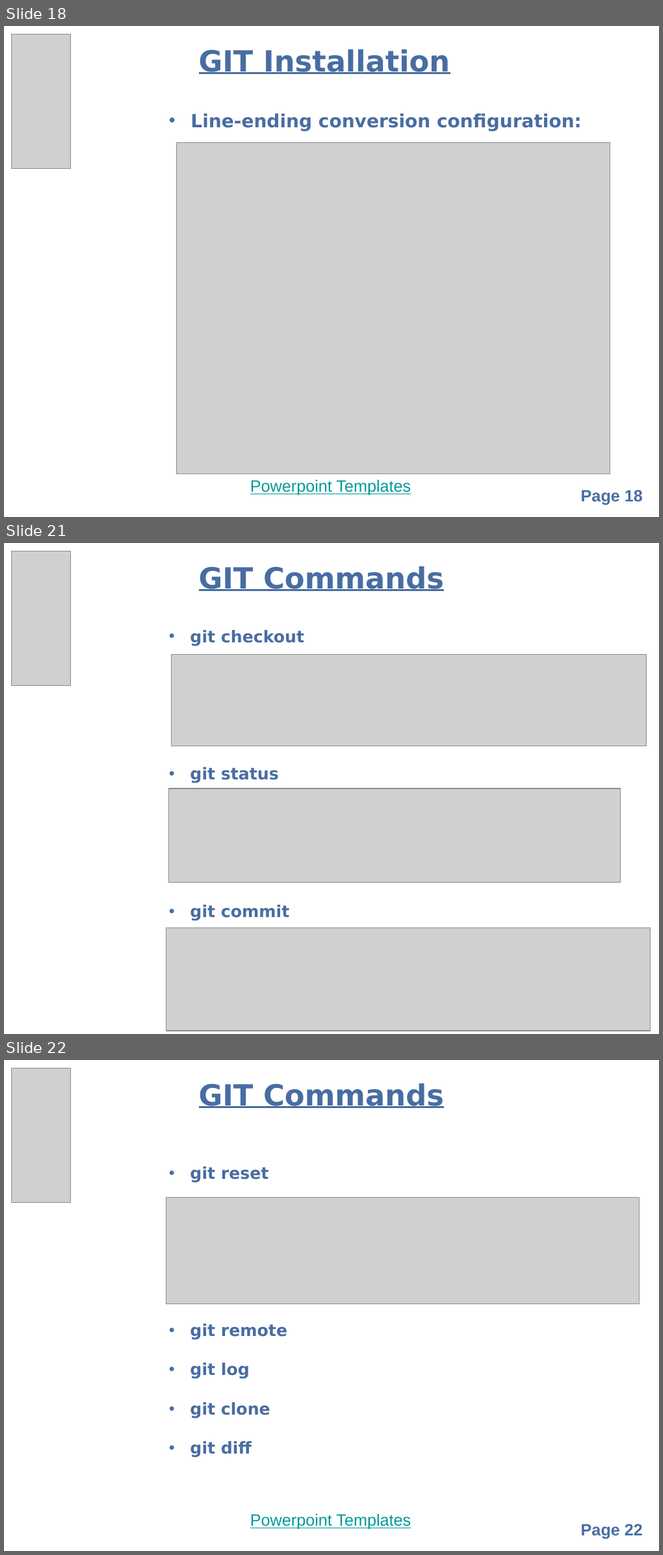
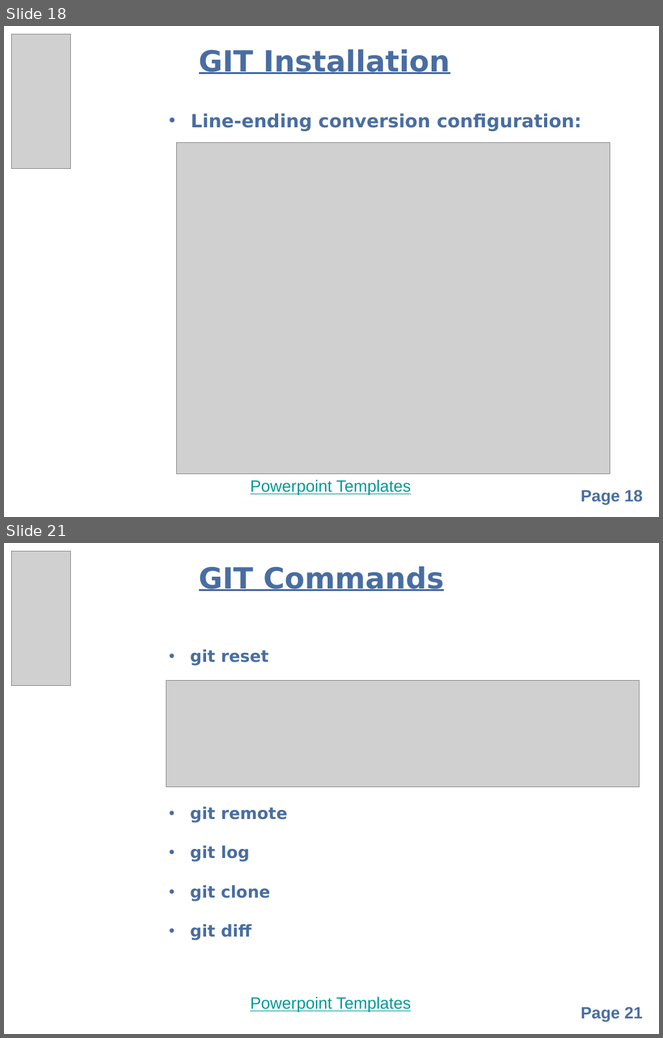
Before and after one commit to balarkrishnan/organizational, a slide deck: GitHub.pptx. Shown one above the other, each under a label of ours: slides 18, 21 and 22 before the commit, slides 18 and 21 after it; the slides between them are not shown. The pictures are 663x1555 and 663x1038 pixels, drawn with LibreOffice and Linux fonts; fonts in the diff are those of the drawing; grey boxes stand for pictures; background and template pictures are left out. Boxes give left, top, right and bottom in pixels: in the first picture for what was removed or moved away, otherwise in the second. Text is boxed around its words. In the diff, an @@ line names an element or a change of style, - is before the commit and + after.

```diff
--- a/GitHub.pptx
+++ b/GitHub.pptx
@@ slide 21 removed at (x1=4, y1=543, x2=659, y2=1034), background picture (left out); not listed: 1 template element that a slide beside it also shows @@
@@ picture removed at (x1=12, y1=551, x2=71, y2=685) @@
@@ text removed at (x1=199, y1=566, x2=444, y2=591) @@
-GIT Commands
@@ text removed at (x1=190, y1=630, x2=304, y2=921) @@
-• git checkout
-• git status
-• git commit
@@ picture removed at (x1=172, y1=654, x2=646, y2=746) @@
@@ picture removed at (x1=168, y1=789, x2=621, y2=883) @@
@@ picture removed at (x1=166, y1=928, x2=651, y2=1031) @@
@@ what was slide 22 is now slide 21 @@
@@ page number at (x1=581, y1=1007, x2=643, y2=1023): text changed @@
-Page 22
+Page 21
```
Also in this commit, not shown: 4 slides changed.
